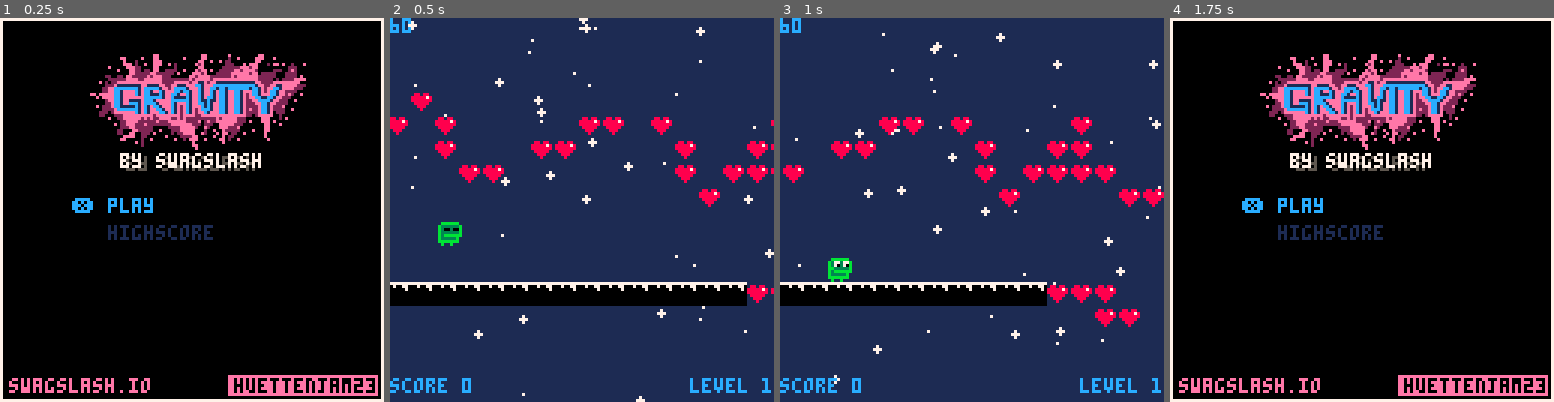
Above: before the commit, frames 1-4 (left to right).
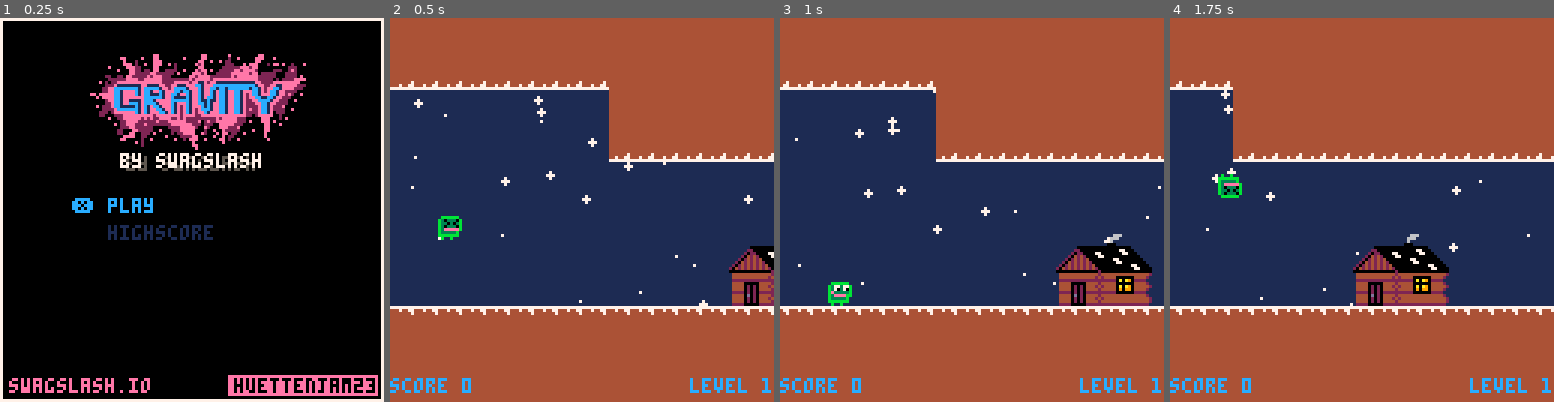
Above: after the commit, the same moments.

Repository: swagslash/huettenjam2023
Game: PICO-8 cartridge huettenjam2023.p8
The game is run twice, just before and just after one commit, with the same random seed, the same clock (stepped at 60 frames per second) and the same inputs.
Inputs:
- Up to frame 1 (0.25 s): no input
- Up to frame 2 (0.5 s): tap X (X key) at 0.33 s
- Up to frame 3 (1 s): tap O (Z key) at 0.7 s
- Up to frame 4 (1.75 s): tap X (X key) at 1.07 s; tap O (Z key) at 1.7 s

Frame 1 is identical in both runs. In frame 2, 61% of the frame differs, in the area x 0-100%, y 0-100%; in frame 3, 65%; in frame 4, 98%.

Commit message:
tweaked gamelogic add basic lvl1

Diff:
--- a/huettenjam2023.p8
+++ b/huettenjam2023.p8
@@ -2,7 +2,7 @@
 version 41
 __lua__
 -- unitled gravity game
--- by @swagslash studius
+-- by @swagslash studios
 
 -- game logic
 #include scripts/main.lua
@@ -274,46 +274,64 @@
 
 
 __gff__
-0003800000000000000000000000000000030200000000000000000000000000000000000000000000000000000000000000000000000000000000000000000000000000000000000000000000000000000000000000000000000000000000000000000000000000000000000000000000000000000000000000000000000000
+0008800000000002000000000000000002020202020000020002020202000000040202020200000200020202020000000000000000000002000202020200000000000000000000000002020202000000000000000000000000000000000000000000000000000000000000000000000000000000000000000000000000000000
 0000000000000000000000000000000000000000000000000000000000000000000000000000000000000000000000000000000000000000000000000000000000000000000000000000000000000000000000000000000000000000000000000000000000000000000000000000000000000000000000000000000000000000
 __map__
-1100000000000000000000000000000000000000000000000000000000000000000000000000000000000000000000000000000000000000000000000000000000000000000000000000000000000000000000000000000000000000000000000000000000000000000000000000000000000000000000000000000000000000
-1200000000000000000000000000000000000000000000000000000000000000000000000000000000000000000000000000000000000000000000000000000000000000000000000000000000000000000000000000000000000000000000000000000000000000000000000000000000000000000000000000000000000000
-1300000000000000000000000000000000000000000000000000000000000000000000000000000000000000000000000000000000000000000000000000000000000000000000000000000000000000000000000000000000000000000000000000000000000000000000000000000000000000000000000000000000000000
-1300010000000000000000000000000000000000000000000000000000000000000000000000000000000000000000000000000000000000000000000000000000000000000000000000000000000000000000000000000000000000000000000000000000000000000000000000000000000000000000000000000000000000
-1501000100000000000101000100000000010000000000000000000000000000000000000000000000000000000000000000000000000000000000000000000000000000000000000000000000000000000000000000000000000000000000000000000000000000000000000000000000000000000000000000000000000000
-0000000100000001010000000001000001010000000000000000000000000000000000000000000000000000000000000000000000000000000000000000000000000000000000000000000000000000000000000000000000000000000000000000000000000000000000000000000000000000000000000000000000000000
-1700000001010000000000000001000101010100000000000001000000000000000000000000000000000000000000000000000000000000000000000000000000000000000000000000000000000000000000000000000000000000000000000000000000000000000000000000000000000000000000000000000000000000
-1800000000000000000000000000010000000001010101010101000000000000000000000000000000000000000000000000000000000000000000000000000000000000000000000000000000000000000000000000000000000000000000000000000000000000000000000000000000000000000000000000000000000000
-1900000000000000000000000000000000000000000000000000000000000000000000000000000000000000000000000000000000000000000000000000000000000000000000000000000000000000000000000000000000000000000000000000000000000000000000000000000000000000000000000000000000000000
-1a00000000000000000000000000000000000000000000000000000000000000000000000000000000000000000000000000000000000000000000000000000000000000000000000000000000000000000000000000000000000000000000000000000000000000000000000000000000000000000000000000000000000000
-1b00000000000000000000000000000000000000000000000000000000000000000000000000000000000000000000000000000000000000000000000000000000000000000000000000000000000000000000000000000000000000000000000000000000000000000000000000000000000000000000000000000000000000
-1111111111111111111111111111111101010100000000000000000000000000000000000000000000000000000000000000000000000000000000000000000000000000000000000000000000000000000000000000000000000000000000000000000000000000000000000000000000000000000000000000000000000000
-0100000000000000000000000000000000000101000000000000000000000000000000000000000000000000000000000000000000000000000000000000000000000000000000000000000000000000000000000000000000000000000000000000000000000000000000000000000000000000000000000000000000000000
-…(27 lines of a section not shown)…
+1010101010101010101010101010101010101010101010101010101010101010101010101010101010101010101010101010101010101010101010101010101010101010101010101010101010101010101010101010101010000000000000000000101010101010101010101010101010101010101010101010101010101010
+1010101010101010101010101010101010101010101010101010101010101010101010101010101010101010101010101010101010101010101010101010101010101010101010101010101010101010101010101010101010000000000000000000101010101000000101010101000000000000000000000101010000000000
+2321212121212121212110101010101010101010101010101010101010101010101010101010101010101010101010101010101010101010101010101010101010101010101010101010101010101010101010101010101010000000000000000000101010100000000000000000000000000000000000000000000000000000
+0000000000000000000010101010101010101010101010101010101010101010102121212121212121212121212121211010101010101010101010101010101010101010101010101010101010101010101010101010101010000000000000000000101010000000000010101000000000000000000000000000000000000000
+0000000000000000000010101010101010101010101010101010101010101010100000000000000000000000393a3b3c101010101010101010101010101010101010101010101010101010101010101010100000000000000000000000000000000000000000000000101010100000000000000000000000000000000000000f
+0000000000000000000021212121212121212121212121212121212121212121220000000000000000000000494a4b4c231010101010101010101010101010101010101010101010101010101010101010100000000000000000000000000000000000000000000010101010100000000000000001010000000000000001001f
+000000000000000000000000000000000000000000000000393a3b3c00000000000000000000000000000000595a5b5c0023101010101010101010101010101010101010101010101010101010101010101000000000000000000000000000000000000000000000101010101000000000001010101010101000000010101010
+000000000000000000000000000000000000000000000000494a4b4c00000000000000000000000000000000000000000000101010101010101010101010101010101010101010101010101010100000000000000000000000000000000000000000000000000000000000000000000000001010101010101000000010101010
+000000000000000000000000000000000000000000000000595a5b5c00000000000000000000000000000000000000000000101010212121212121212121212121212121212121212121101010220000000000000000000001000100010001000000000000000000000000000000000000001010101010101000000010101010
+000000000000000000000000000000090a0b0c0000000000000000000000000000000000000000000000000000000000000023212200000000000000000000000000000000000000000000000000000000000000001010101010101010101010101010000000000000000000000000000000100001010100000000000001002f
+000000000000000000000000000000191a1b1c0000000000000000000000001311111111111111111111111111111200000000270000000000000000000000000000000000000000000000000000000000000000001010101010101010101010101010000000000000000000000000000000000000000000000000000000003f
+000000000000000000000000000000292a2b2c00000000000000000000000010101010101010101010101010101010000000003700000000000000000000000000000000000000000000000000000000000000000010101010101010101010101010100000000000000010101010000000000000000000000000000000000000
+1111111111111111111111111111111111111111111111111111111111111110101010101010101010101010101010000000000000000000000000000000000007000000000000000007000000000000000000000000000000010001000100010000000000000101010010101010000100000000000000000000000000000000
+1010101010101010101010101010101010101010101010101010101010101010101010101010101010101010101010000000000000000000000001010100000017000000010101000017000000000000000000000000000000000000000000000000000000101010101010101010101010101010000000000000000000000000
+1010101010101010101010101010101010101010101010101010101010101010101010101010101010101010101010000000000000000000131111111111111111111111111111111111111112000000000000000000000000000000000000000000000000101010101010101010101010101010101010101010101010101010
+1010101010101010101010101010101010101010101010101010101010101010101010101010101010101010101010202020202020202020101010101010101010101010101010101010101010000000000000000000000000000000000000000000000000000000000000000000000000000000000000000000000000000000
+1010101010101010101010101010101010101010101010101010101010101010101010101010101010100000000000000000000000000000000000000000000000000000000000000000000000000000000000000000000000000000000000000000000000000000000000000000000000000000000000000000000000000000
+0000000000000000000000000000000000000000000000000000001000000000000000000000101010100000000000000000000000000000000000000000000000000000000000000000000000000000000000000000000000000000000000000000000000000000000000000000000000000000000000000000000000000000
+1010101010101010101010101010101000000000000000000000000000000000000000000000000000000000000000000000000000000000000000000000000000000000000000000000000000000000000000000000000000000000000000000000000000000000000000000000000000000000000000000000000000000000
+1010101010101010101010101010101000000000000000101010100000000000000000000000000000000000000000000000000000000000000000000000000000000000000000000000000000000000000000000000000000000000000000000000000000000000000000000000000000000000000000000000000000000000
+2321212121212121212110101010101010101010100000101010100000000000000000000000000000000000000000000000000000000000000000000000000000000000000000000000000000000000000000000000000000000000000000000000000000000000000000000000000000000000000000000000000000000000
+0000000000000000000010101010101010101010100000000000000000000000000000000000000000000000000000000000000000000000000000000000000000000000000000000000000000000000000000000000000000000000000000000000000000000000000000000000000000000000000000000000000000000000
+0000000000000000000023232121212121212221220000000000000000000000000000000000000000000000000000000000000000000000000000000000000000000000000000000000000000000000000000000000000000000000000000000000000000000000000000000000000000000000000000000000000000000000
+0000000000000000000000000000000000000000000000000000000000000000101010101010000000000000000000000000000000000000000000000000000000000000000000000000000000000000000000000000000000000000000000000000000000000000000000000000000000000000000000000000000000000000
+0000000000000000000000000000000000000000000000000000001010100000000000000000000000000000000000000000000000000000000000000000000000000000000000000000000000000000000000000000000000000000000000000000000000000000000000000000000000000000000000000000000000000000
+0000000000000000000000000000000000000000000000000000001010100000000000000000000000000000000000000000000000000000000000000000000000000000000000000000000000000000000000000000000000000000000000000000000000000000000000000000000000000000000000000000000000000000
+0000000000000000000000000000000000000000000000000000001010100000000000000000000000000000000000000000000000000000000000000000000000000000000000000000000000000000000000000000000000000000000000000000000000000000000000000000000000000000000000000000000000000000
+0000000000000000000000000000000000000000001010100000000000000000000000000000000000000000000000000000000000000000000000000000000000000000000000000000000000000000000000000000000000000000000000000000000000000000000000000000000000000000000000000000000000000000
+1111111111111111111111111111111100000000001010100000000000000000000000000000000000000000000000000000000000000000000000000000000000000000000000000000000000000000000000000000000000000000000000000000000000000000000000000000000000000000000000000000000000000000
+1010101010101010101010101010101000000000001010101010101010100000000000000000000000000000000000000000000000000000000000000000000000000000000000000000000000000000000000000000000000000000000000000000000000000000000000000000000000000000000000000000000000000000
+1010101010101010101010101010101000000000000000000000000000000000000000000000000000000000000000000000000000000000000000000000000000000000000000000000000000000000000000000000000000000000000000000000000000000000000000000000000000000000000000000000000000000000
+…(27 lines of a section not shown)…
--- a/scripts/game.lua
+++ b/scripts/game.lua
@@ -23,16 +23,16 @@
 map_level_height = 16 -- portion of the map to load
 map_y_offset = 0 -- y-offset of the level | 1 level = 16 blocks
 map_scroll_x_offset = 0 -- x-offset of the map to draw
-map_scroll_speed = 1 -- speed of the world map scrolling
+map_scroll_speed = 0.7 -- speed of the world map scrolling
 gravity = 4 -- gravity
-initial_fall_speed = 0.4 -- initial velocity (time player is already falling)
+initial_fall_speed = 0.3 -- initial velocity (time player is already falling)
 
 -- draw offsets for the player and map to position it in the middle of the screen
 global_draw_offset_x = 0
 global_draw_offset_y = 0
 game_over_frames = 120
 
-level_finished_offset = 100 -- block offset when the level finishes
+level_finished_offset = 124 -- block offset when the level finishes
 level = 0
 final_level = 1
 
Not shown, changed: 48 lines of the sprite sheet (__gfx__) section of huettenjam2023.p8
Not shown, changed: the thumbnail (__label__) section of huettenjam2023.p8
Not shown, changed: the sound effects (__sfx__) section of huettenjam2023.p8
